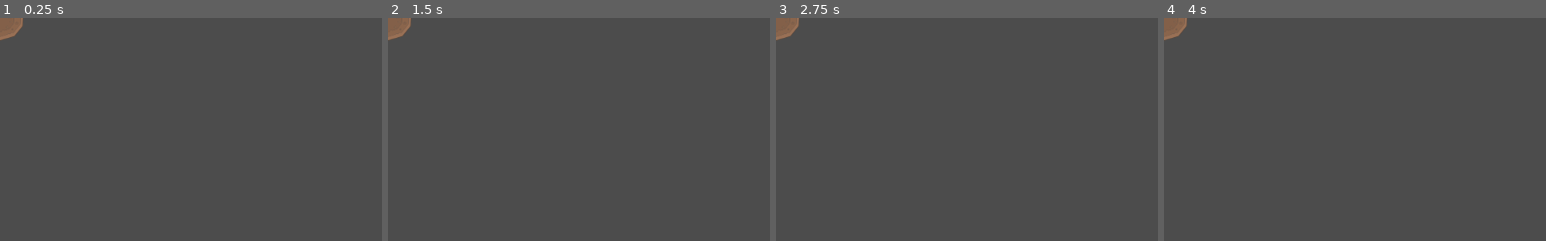
Above: before the commit, frames 1-4 (left to right).
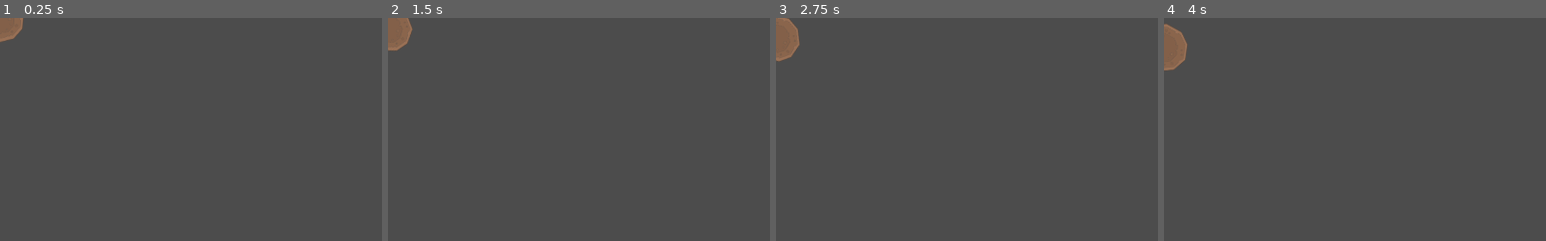
Above: after the commit, the same moments.

Repository: Kessinen/HCSSpace-Origins
Game: Godot game, scene res://Enemies/Asteroid/Asteroid.tscn
The game is run twice, just before and just after one commit, with the same random seed, the same clock (stepped at 60 frames per second) and the same inputs. This scene is started directly instead of the project's main scene.
Inputs:
- Up to frame 1 (0.25 s): no input
- Up to frame 2 (1.5 s): tap Enter at 0.5 s; hold D (move_right) 0.53-1.28 s; tap Space at 1.25 s; hold S (move_down) from 1.28 s (still down)
- Up to frame 3 (2.75 s): tap Enter at 2 s; release S (move_down) at 2.03 s; hold D (move_right) from 2.03 s (still down)
- Up to frame 4 (4 s): tap Space at 2.75 s; release D (move_right) at 2.78 s; hold W (move_up) 2.78-3.53 s; tap Enter at 3.5 s; hold A (move_left) from 3.53 s (still down)
The pictures show only the part of the screen within x 0-50%, y 0-50%; the shares and areas given below are measured in that part.

The runs differ from the first frame. In frame 1, less than 0.1% of the frame differs, in the area x 0-6%, y 3-11%; in frame 2, 0.3%; in frame 3, 0.6%; in frame 4, 1.1%, in the area x 0-6%, y 0-24%.
Error before the commit: Parse Error: The identifier "Speed" isn't declared in the current scope. (res://Enemies/Asteroid/Asteroid.gd:8)

Commit message:
ADD Enemy speed variable

Diff:
--- a/src/Enemies/enemies.gd
+++ b/src/Enemies/enemies.gd
@@ -1,5 +1,6 @@
-extends Node2D
+extends KinematicBody2D
 
 export var HP : int = 10
 export var Shields : int = 0
 export var Loot : int = 0
+export var Speed : int = 0
